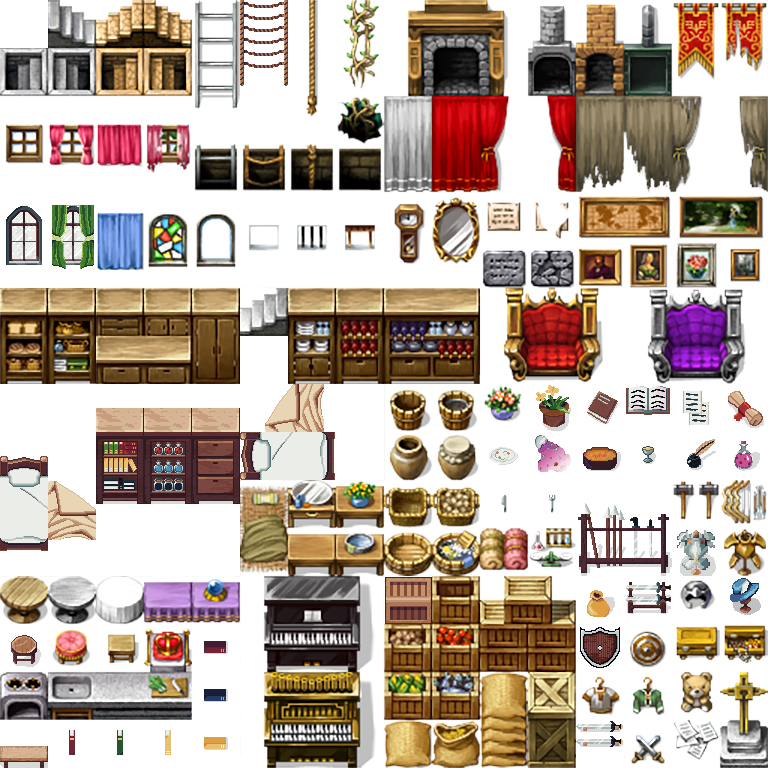
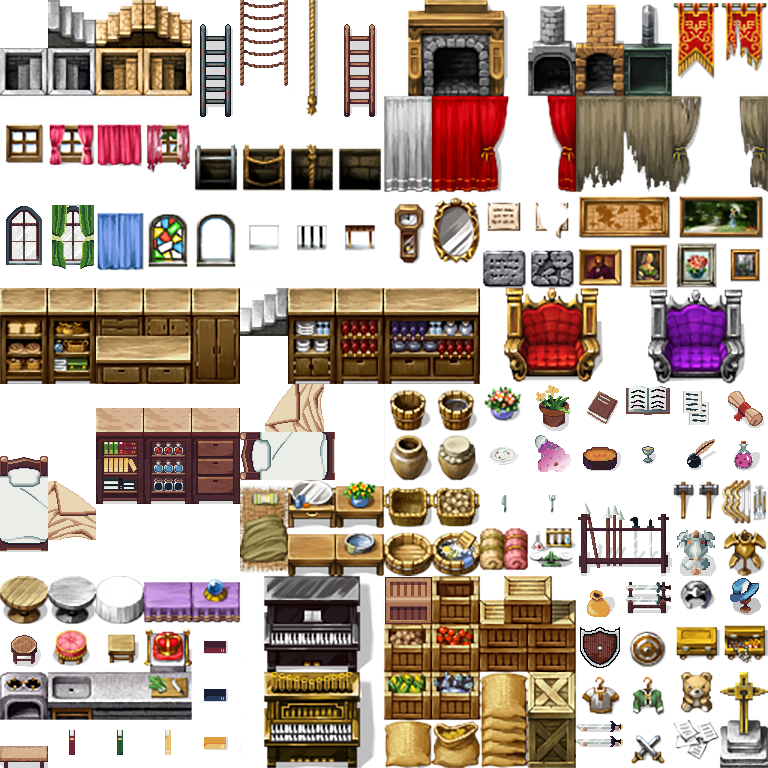
Comparing the layer stacks of the two 768 × 768 images. Changes:
removed layer "Bed copy" over [left=334, top=439, right=335, bottom=473]
removed layer "Bed" over [left=7, top=550, right=41, bottom=551]
added layer "Bed copy" above "Bed" over [left=334, top=439, right=335, bottom=473]
added layer "Bed" above "Closed Book" over [left=0, top=550, right=48, bottom=552]
added layer "Stair wood" above "Stair" over [left=344, top=24, right=377, bottom=117]
added layer "Stair" above "Layer 1" over [left=200, top=24, right=233, bottom=117]
painted on "Layer 1" over [left=192, top=0, right=384, bottom=144]